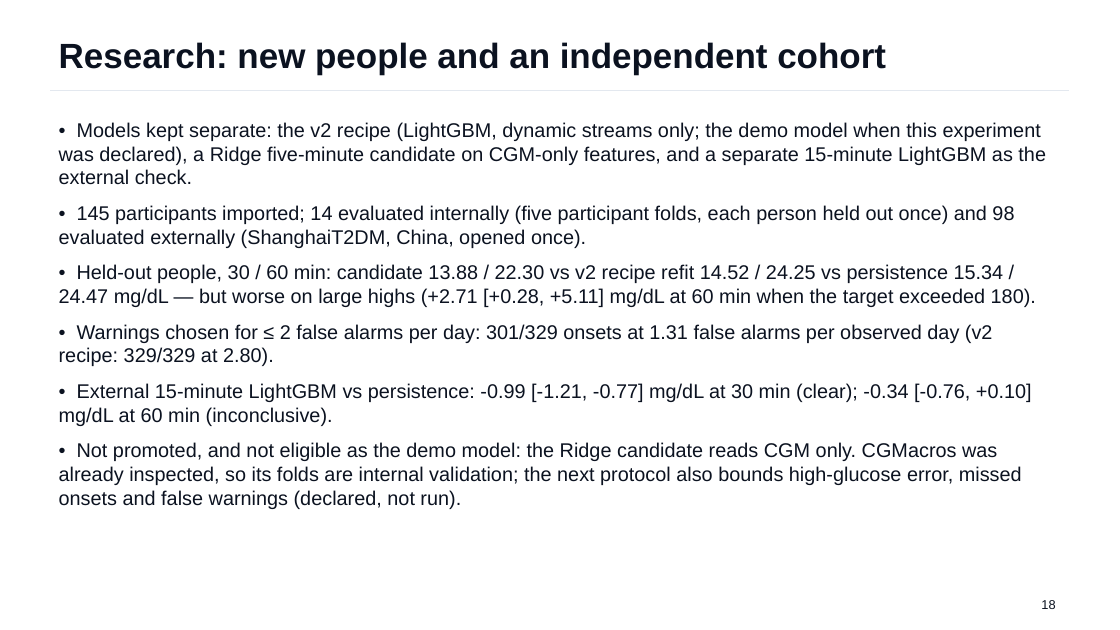
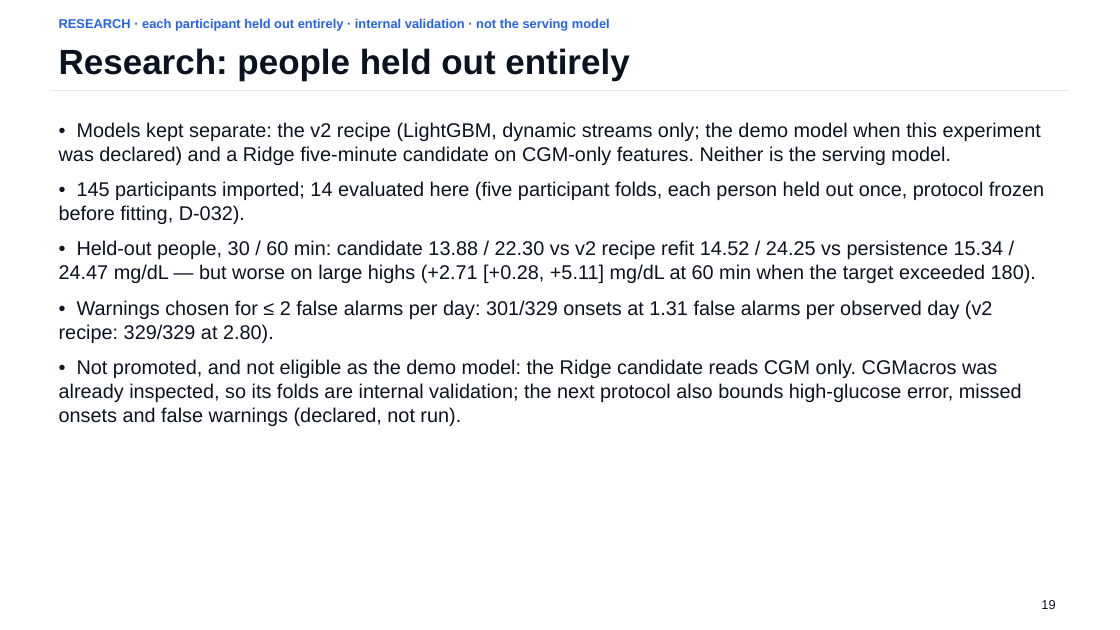
Before and after one commit to Avi36005/DigitalTwin-Challenge-Kryptonite, a slide deck: slide 19 of docs/submission/GlucoTwin_Presentation.pptx (slide 18 before the commit). Drawn at 1120x630 pixels with LibreOffice and Linux fonts; fonts in the diff are those of the drawing. Boxes give left, top, right and bottom in pixels: in the first picture for what was removed or moved away, otherwise in the second. Text is boxed around its words. In the diff, an @@ line names an element or a change of style, - is before the commit and + after.

Commit message:
submission: deck separates serving, participant-held-out and external evidence; results overview; pending D-053/D-054 slots; architecture marks bounded update, review ledger and research-only candidates; data opportunity check

```diff
--- a/docs/submission/GlucoTwin_Presentation.pptx
+++ b/docs/submission/GlucoTwin_Presentation.pptx
@@ text added at (59, 18, 610, 31), 11 pt, text #2563EB, bold @@
+RESEARCH · each participant held out entirely · internal validation · not the serving model
@@ text at (59, 48, 629, 81): text changed @@
-Research: new people and an independent cohort
+Research: people held out entirely
@@ text at (59, 122, 1044, 224): text changed @@
-• Models kept separate: the v2 recipe (LightGBM, dynamic streams only; the demo model when this experiment was declared), a Ridge five-minute candidate on CGM-only features, and a separate 15-minute LightGBM as the external check.
-• 145 participants imported; 14 evaluated internally (five participant folds, each person held out once) and 98 evaluated externally (ShanghaiT2DM, China, opened once).
+• Models kept separate: the v2 recipe (LightGBM, dynamic streams only; the demo model when this experiment was declared) and a Ridge five-minute candidate on CGM-only features. Neither is the serving model.
+• 145 participants imported; 14 evaluated here (five participant folds, each person held out once, protocol frozen before fitting, D-032).
@@ text at (59, 383, 1032, 426): paragraph removed @@
-• External 15-minute LightGBM vs persistence: -0.99 [-1.21, -0.77] mg/dL at 30 min (clear); -0.34 [-0.76, +0.10] mg/dL at 60 min (inconclusive).
@@ text at (1041, 600, 1055, 609): text changed @@
-18
+19
```
Also in this commit, not shown: 22 other slides changed, 3 slides added, 6 other files.
